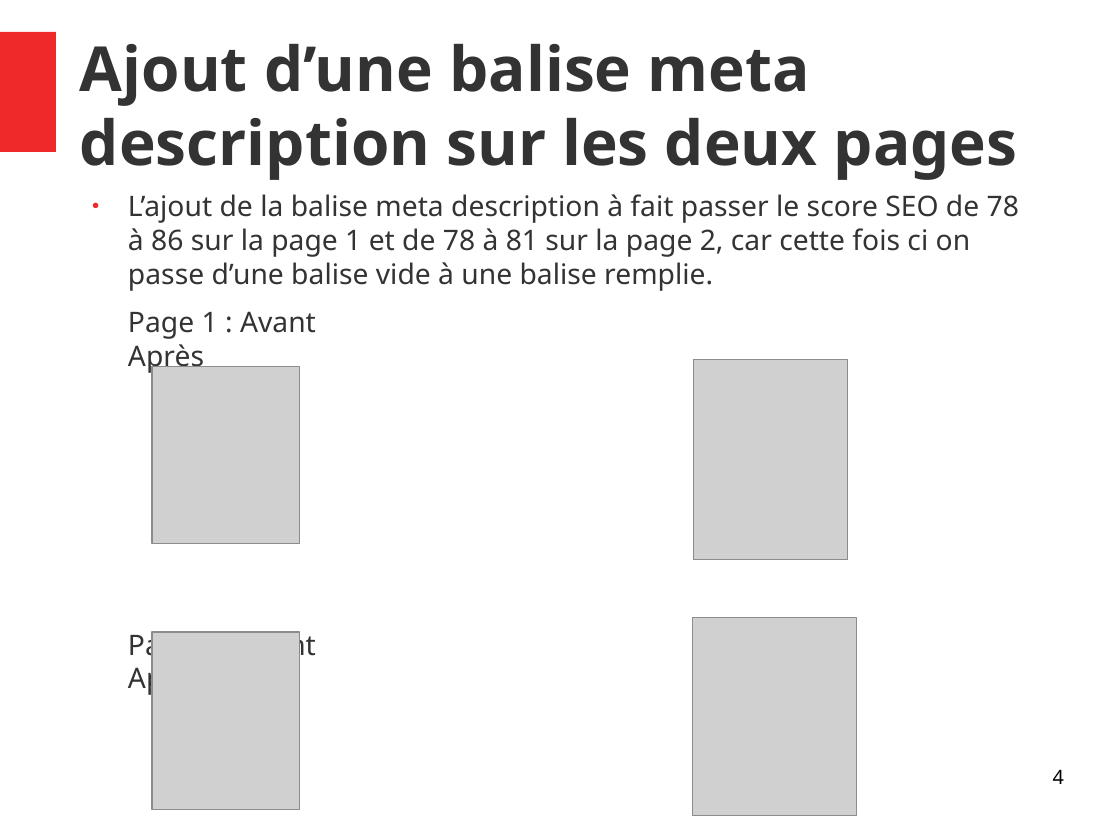
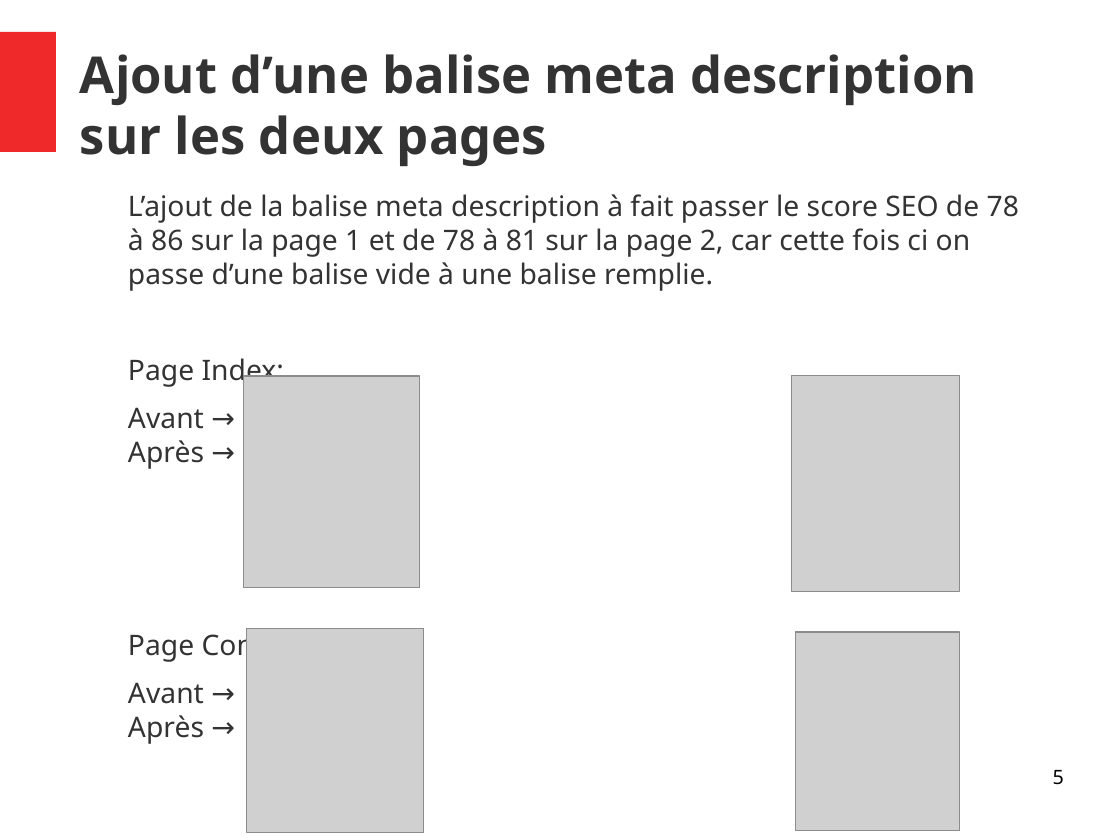
Before and after one commit to Doppler123/OPC_P4_La_Panthere, a slide deck: slide 5 of audit/Rapport.odp (slide 4 before the commit). Drawn at 1120x840 pixels with LibreOffice and Linux fonts; fonts in the diff are those of the drawing; grey boxes stand for pictures. Boxes give left, top, right and bottom in pixels: in the first picture for what was removed or moved away, otherwise in the second. Text is boxed around its words. In the diff, an @@ line names an element or a change of style, - is before the commit and + after.

```diff
--- a/audit/Rapport.odp
+++ b/audit/Rapport.odp
@@ title "Ajout d’une balise meta description ..." at (x1=80, y1=54, x2=977, y2=166): size 44 to 36 pt @@
@@ text at (x1=128, y1=358, x2=312, y2=662): text changed @@
-Page 1 : Avant Après
-Page 2 : Avant Après
+Page Index:
+Avant → Après →
+Page Contact:
+Avant → Après →
@@ picture resized from (x1=152, y1=367, x2=300, y2=544) to (x1=244, y1=376, x2=420, y2=587) @@
@@ picture resized from (x1=693, y1=360, x2=848, y2=560) to (x1=793, y1=376, x2=960, y2=593) @@
@@ picture resized from (x1=152, y1=632, x2=300, y2=809) to (x1=247, y1=628, x2=424, y2=833) @@
@@ picture moved from (x1=693, y1=618, x2=857, y2=816) to (x1=796, y1=632, x2=959, y2=830) @@
@@ page number at (x1=1053, y1=770, x2=1064, y2=785): text changed @@
-4
+5
```
Also in this commit, not shown: 13 other slides changed, 3 slides added, 3 other files.
